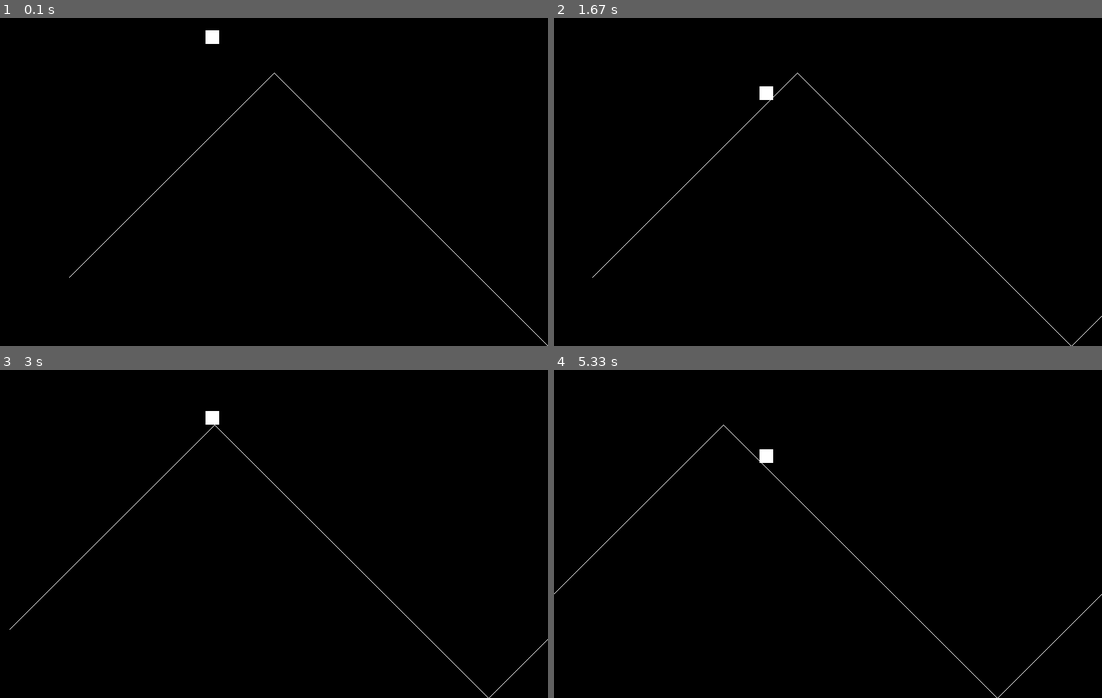
Above: before the commit, frames 1-4 (two rows, left to right).
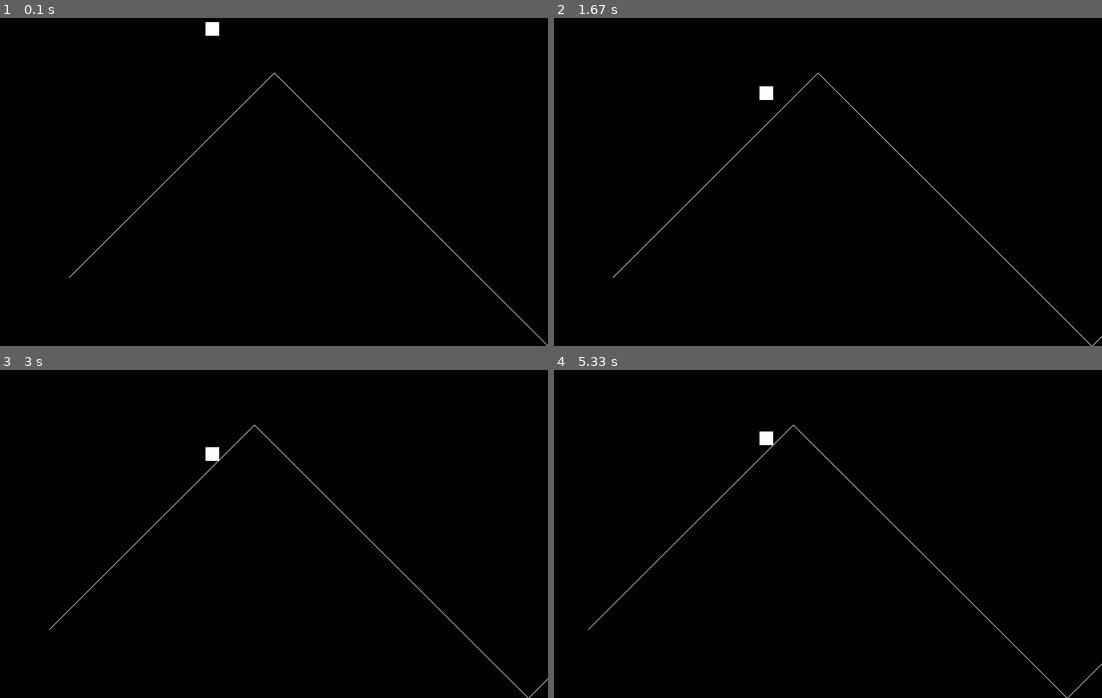
Above: after the commit, the same moments.

Repository: devsalmon/Pygame-Project
Game: pygame game, started from Rider.py
Same seed, same stepped clock (60 frames per second), same inputs: the game is played once before the commit and once after it.
Inputs:
- Up to frame 1 (0.1 s): no input
- Up to frame 2 (1.67 s): tap Space at 0.33, 0.73, 1.03, 1.23, 1.57 s
- Up to frame 3 (3 s): tap Space at 1.87, 2.07, 2.37, 2.63, 2.97 s
- Up to frame 4 (5.33 s): tap Space at 3.27, 3.4, 3.8, 4.1, 4.47, 4.87, 5.17 s

The runs differ from the first frame. In frame 1, 0.1% of the frame differs, in the area x 37-40%, y 1-8%; in frame 2, 0.4%; in frame 3, 0.6%; in frame 4, 0.6%, in the area x 0-100%, y 16-100%.

Commit message:
improved collsions2

Diff:
--- a/Rider.py
+++ b/Rider.py
@@ -4,6 +4,7 @@
 
 # -- Global Constants
 turnDown = False
+collision = False
 
 #colours
 BLACK = (0,0,0)
@@ -45,6 +46,7 @@
         if self.rect.y >= size[1]:
             self.rect.x = 300
             self.rect.y = 20
+            #pygame.quit()
     #End Method
 
     def player_set_speed(self, val):
@@ -121,7 +123,39 @@
 
 ### -- Game Loop
 while not done:
-    print(my_Player.rect.y)
+
+    # Path and player collisions
+    player_path_collision_group = pygame.sprite.spritecollide(my_Player, path_group, False)
+    #count = 1
+    #for e in player_path_collision_group:
+        #print(count + ":" + e.rect.x)
+        #print(count + ":" + e.rect.y)
+        #print("P:" + my_Player.rect.x + 20)
+        #print(":" + my_Player.rect.y + 20)
+        #count = count + 1
+    if player_path_collision_group:
+        collision = True
+        my_Player.player_set_v_gravity(0)
+    else:
+        collision = False
+      ##  my_Player.player_set_v_gravity(0)
+        ##for foo in player_path_collision_group:
+          ##  my_Player.rect.y = foo.rect.y
+        #my_Player.rect.y = my_Player.rect.y
+        #my_Player.rect.y = player_path_collision_group[0].rect.
+            #my_Player.rect.y - 1
+
+    ##else:
+      ##  my_Player.player_set_v_gravity(3)
+    #Endif
+    if collision == True:
+        for foo in player_path_collision_group:
+            my_Player.rect.y = foo.rect.y - 20 #This method works. PLayers bottom right tho must be touching so it can move up if it is moved forwards.
+        #if my_Player.rect.y == foo.rect.y and my_Player.rect.x == foo.rect.x:
+    else:
+        my_Player.player_set_v_gravity(1)
+      #  elif my_Player.rect.y != foo.rect.y and my_Player.rect.x != foo.rect.x:
+       #     my_Player.player_set_v_gravity(1)
 
     # -- User inputs here
     for event in pygame.event.get():
@@ -131,7 +165,7 @@
             if event.key == pygame.K_SPACE: # - If the left key pressed
                 for foo in path_group:
                     #if foo.rect ==
-                    foo.scroll(3)
+                    foo.scroll(1)
                     #foo.rect.y += 10
                 #Next
                 #my_Path.scroll(1)
@@ -148,23 +182,6 @@
 
 # -- Game logic goes after this comment
 
-    # Path and player collisions
-    player_path_collision_group = pygame.sprite.spritecollide(my_Player, path_group, False)
-    #count = 1
-    #for e in player_path_collision_group:
-        #print(count + ":" + e.rect.x)
-        #print(count + ":" + e.rect.y)
-        #print("P:" + my_Player.rect.x + 20)
-        #print(":" + my_Player.rect.y + 20)
-        #count = count + 1
-    if player_path_collision_group:
-        my_Player.player_set_v_gravity(0)
-        my_Player.rect.y = my_Player.rect.y - 1
-        #my_Player.rect.y = player_path_collision_group[0].rect.top
-        #my_Player.rect.y - 1
-    else:
-        my_Player.player_set_v_gravity(3)
-    #Endif
 
 # -- Screen background is BLACK
     screen.fill(BLACK)
